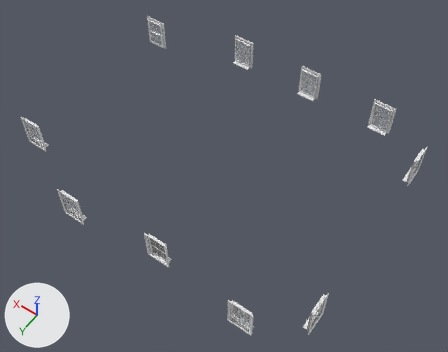
An edit to the glTF model na-project-portal/26-Projects/RB05__WestFarm/30__TrueVision__AppContent/DesignPhase01__ConceptDesign__Scheme-02/RB05__Storey__FirstFloor__ProposedWindows__MeshModel__.glb, drawn before and after from the same camera.
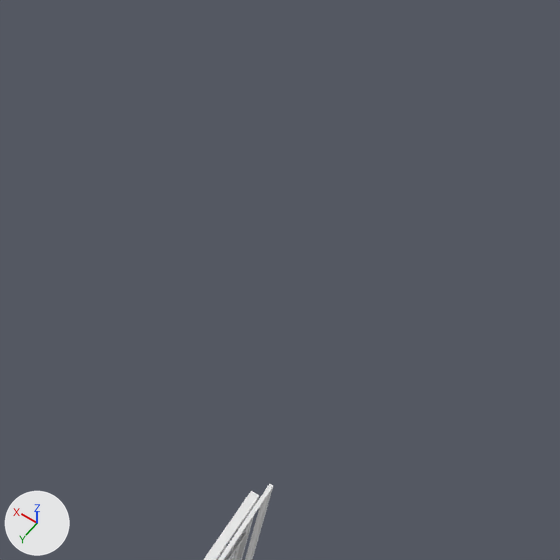
There are two pictures of each version: one whole from a camera (50 mm lens) standing at (0.02, 43.15, 34.06) and looking at (13.74, 23.95, 3.89), one close up on the part from 58% to 90% of the width and 48% to 89% of the height. The axes (+X, +Y, +Z) are drawn at lower left. The lights are the same throughout. The first two pictures are the older version. Vertices at exactly the same position are counted once.

In view in the first close-up: 'Window__WestFascade__FrstFloor-01_ID23331465' and 1 more.
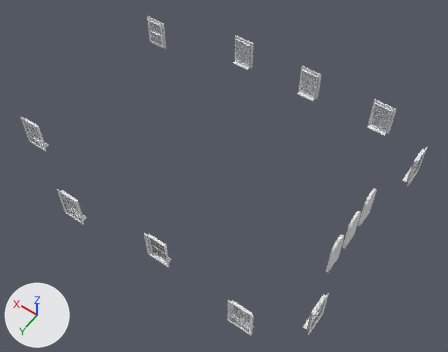
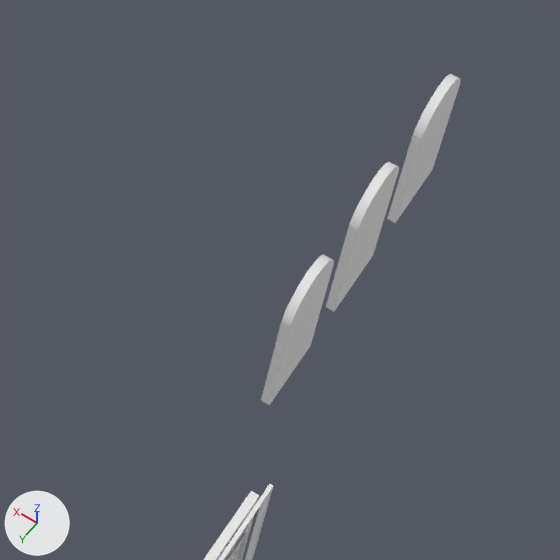
What changed in the scene script:
```text
Change me_mesh_0_24__proposedbuilding__windows__default:
    used by ob_24__proposedbuilding__windows__default; location = (0.0, 0.0, 0.0)
    remove me_mesh_0_24__proposedbuilding__windows__default.from_pydata(...)  # 718 vertices, 1304 faces; spans x 12.39..25.49, y 16.84..31.06, z 4.0..6.24
    add me_mesh_0_24__proposedbuilding__windows__default.from_pydata(...)  # 952 vertices, 1760 faces; spans x 5.27..25.49, y 16.84..31.06, z 3.35..6.24
    me_mesh_0_24__proposedbuilding__windows__default part 1: a new loose piece of 78 vertices spanning x 5.27..5.41, y 20.8..22.0, z 3.35..6.04, in mat_default (white #e7e7e7)
    me_mesh_0_24__proposedbuilding__windows__default part 2: a new loose piece of 78 vertices spanning x 5.27..5.41, y 22.7..23.9, z 3.35..6.04, in mat_default (white #e7e7e7)
    me_mesh_0_24__proposedbuilding__windows__default part 3: a new loose piece of 78 vertices spanning x 5.27..5.41, y 24.6..25.8, z 3.35..6.04, in mat_default (white #e7e7e7)
```

Boxes (x1, y1, x2, y2) around the edits, measured in the close-ups (560 x 560 px):
'24__ProposedBuilding__Windows::Default', reshaped (not visible before)
    after: (261, 74, 461, 405)
part 1 of me_mesh_0_24__proposedbuilding__windows__default, added
    after: (387, 74, 461, 223)
part 2 of me_mesh_0_24__proposedbuilding__windows__default, added
    after: (326, 162, 399, 311)
part 3 of me_mesh_0_24__proposedbuilding__windows__default, added
    after: (261, 255, 334, 405)
